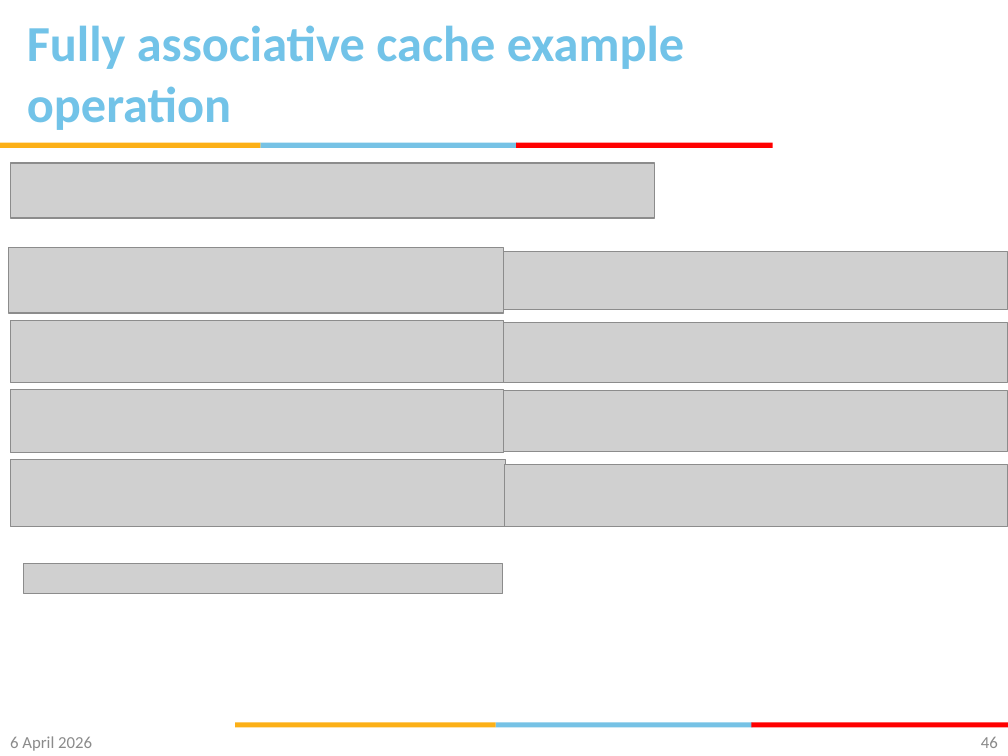
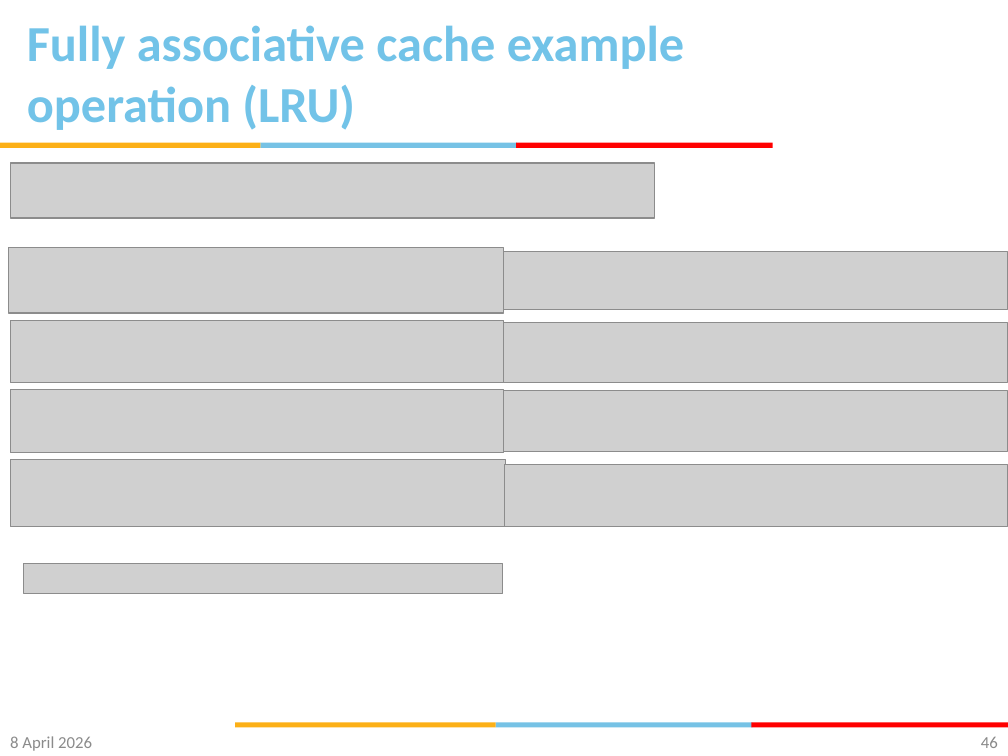
Before and after one commit to gsaurabhr-teaching/csf342-material, a slide deck: slide 46 of Lec-24-29-memory.pptx. Drawn at 1008x756 pixels with LibreOffice and Linux fonts; fonts in the diff are those of the drawing; grey boxes stand for pictures; background and template pictures are left out. Boxes give left, top, right and bottom in pixels: in the first picture for what was removed or moved away, otherwise in the second. Text is boxed around its words. In the diff, an @@ line names an element or a change of style, - is before the commit and + after.

```diff
--- a/Lec-24-29-memory.pptx
+++ b/Lec-24-29-memory.pptx
@@ title at [27,25,684,130]: text changed @@
-Fully associative cache example operation
+Fully associative cache example operation (LRU)
@@ text at [10,736,92,751]: text changed @@
-6 April 2026
+8 April 2026
```
Also in this commit, not shown: 69 other slides changed.
